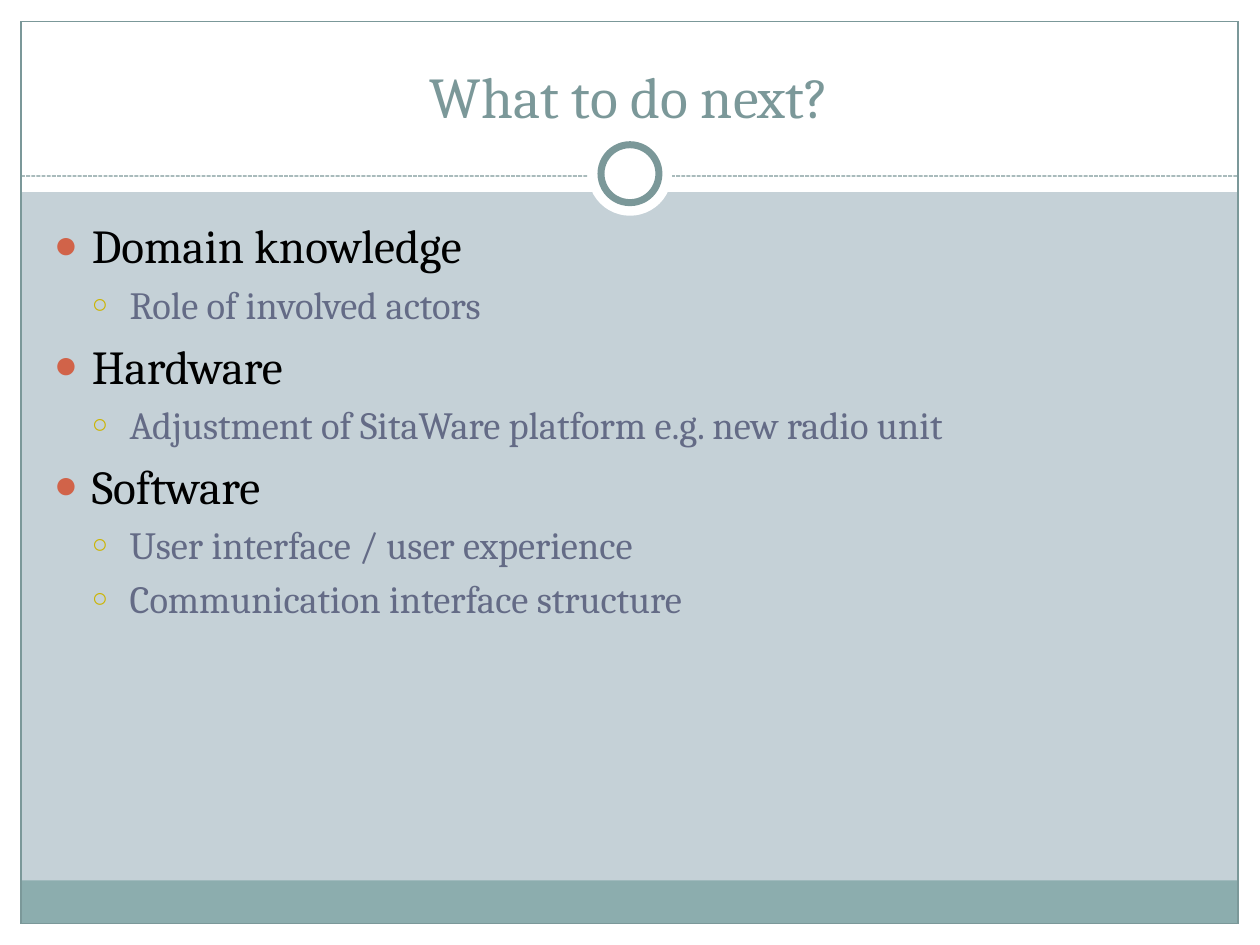
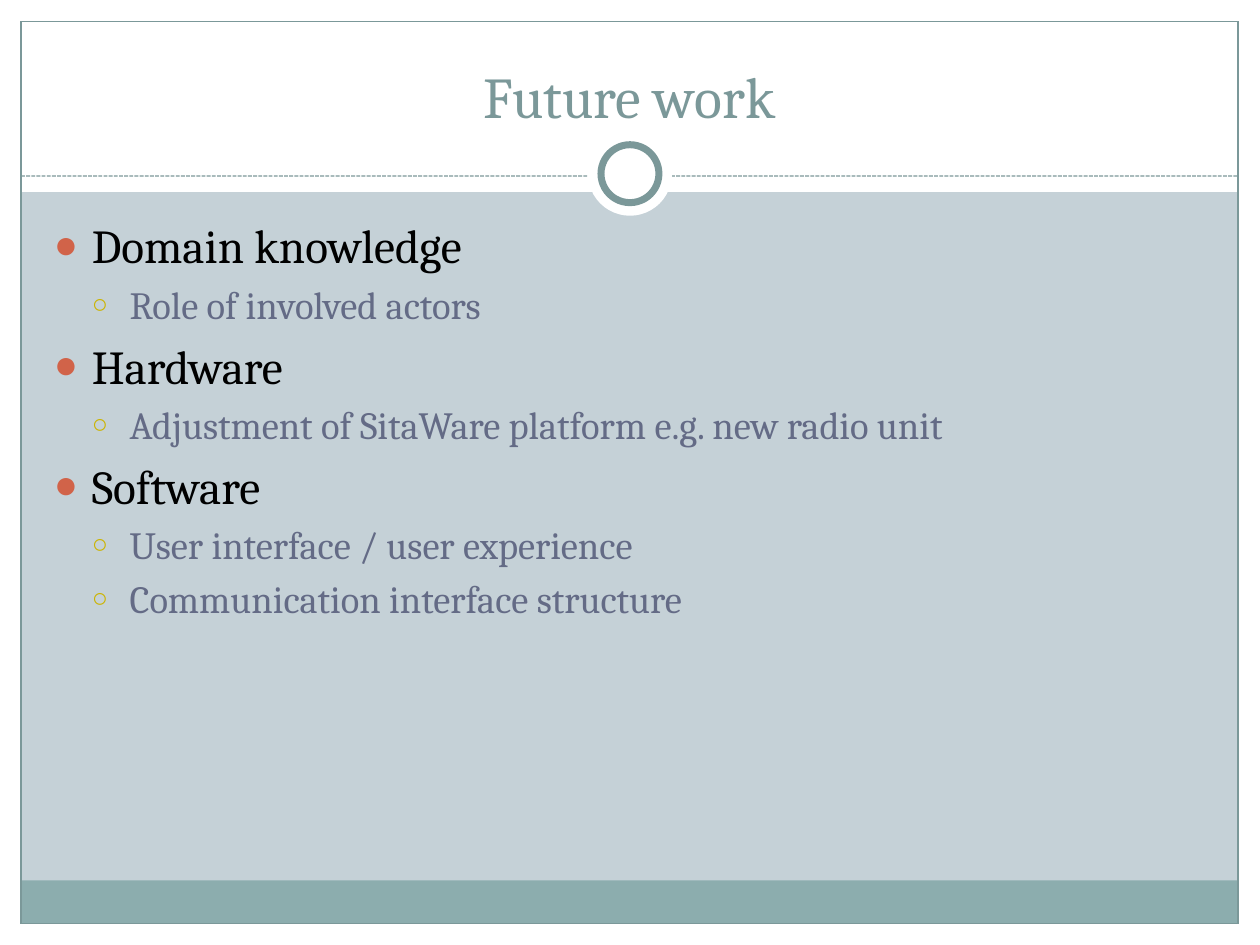
Before and after one commit to dichaelen/tisyee2010, a slide deck: slide 9 of PowerPoint/Systematic Case.pptx. Drawn at 1260x945 pixels with LibreOffice and Linux fonts; fonts in the diff are those of the drawing. Boxes give left, top, right and bottom in pixels: in the first picture for what was removed or moved away, otherwise in the second. Text is boxed around its words. In the diff, an @@ line names an element or a change of style, - is before the commit and + after.

```diff
--- a/PowerPoint/Systematic Case.pptx
+++ b/PowerPoint/Systematic Case.pptx
@@ title at [484,78,775,119]: text changed @@
-What to do next?
+Future work
```
Also in this commit, not shown: 2 other slides changed, 2 other files.
